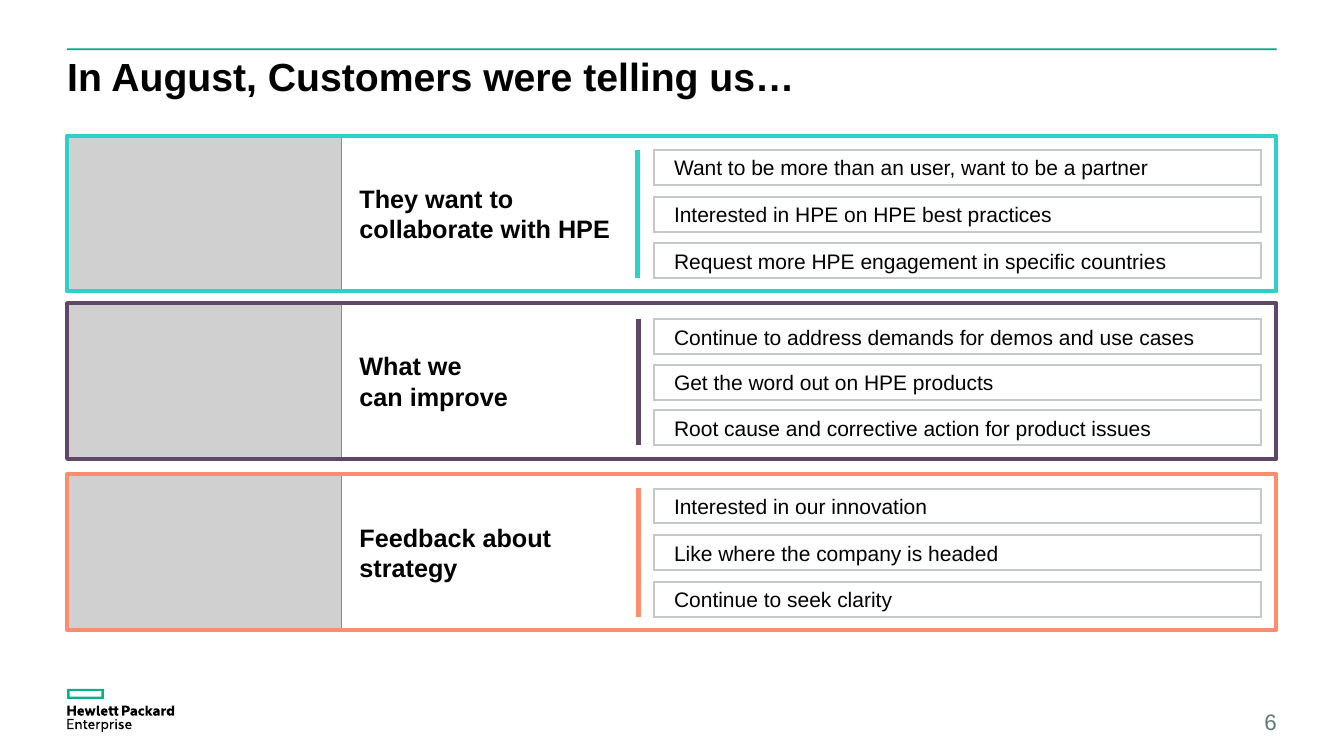
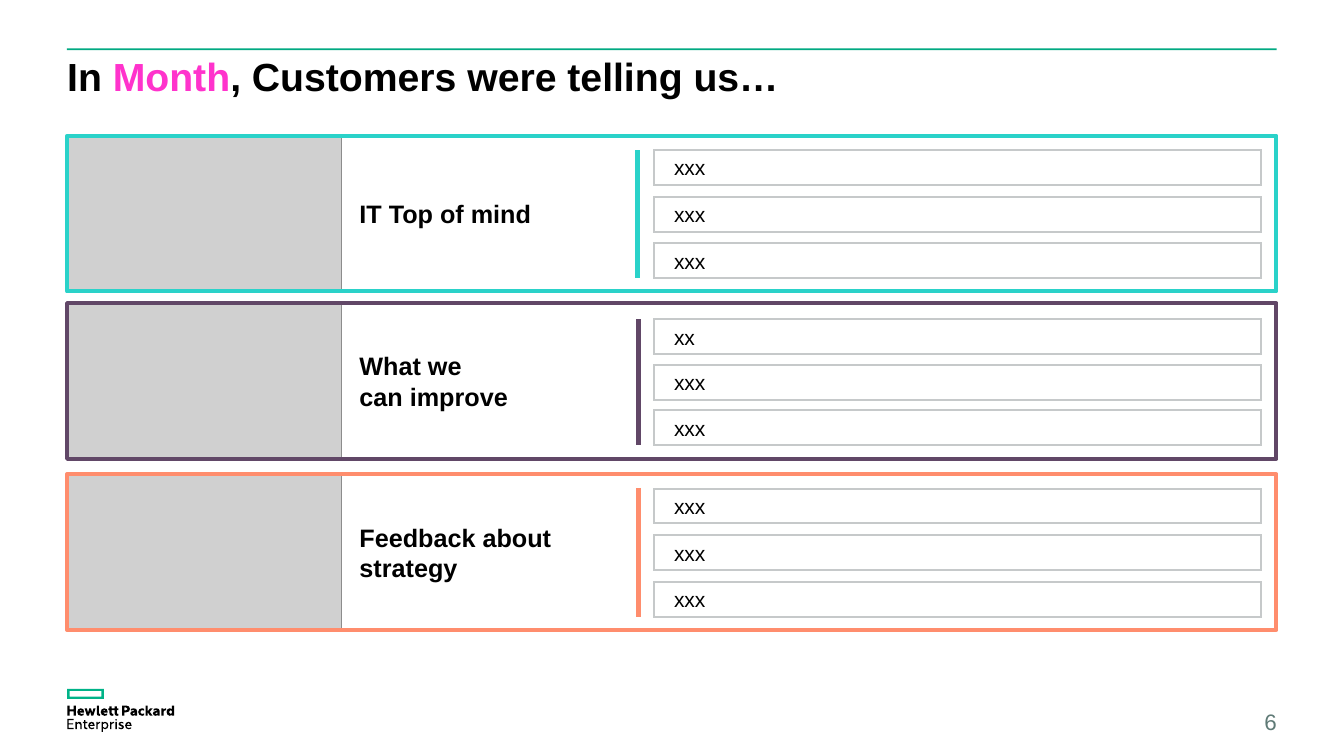
Before and after one commit to clivemeister/excel_to_ppt, a slide deck: slide 6 of GCA_Customer_Insights_Month-Year.pptx. Drawn at 1344x756 pixels with LibreOffice and Linux fonts; fonts in the diff are those of the drawing; grey boxes stand for pictures. Boxes give left, top, right and bottom in pixels: in the first picture for what was removed or moved away, otherwise in the second. Text is boxed around its words. In the diff, an @@ line names an element or a change of style, - is before the commit and + after.

```diff
--- a/GCA_Customer_Insights_Month-Year.pptx
+++ b/GCA_Customer_Insights_Month-Year.pptx
@@ title at [67,62,779,99]: text changed @@
-In August, Customers were telling us…
+In Month, Customers were telling us…
@@ text in rectangle at [674,164,705,175]: text changed @@
-Want to be more than an user, want to be a partner
+xxx
@@ text in rectangle at [359,204,531,229]: text changed @@
-They want to
-collaborate with HPE
+IT Top of mind
@@ text in rectangle at [674,211,705,222]: text changed @@
-Interested in HPE on HPE best practices
+xxx
@@ text in rectangle at [674,258,705,269]: text changed @@
-Request more HPE engagement in specific countries
+xxx
@@ text in rectangle at [674,334,695,345]: text changed @@
-Continue to address demands for demos and use cases
+xx
@@ text in rectangle at [674,379,705,390]: text changed @@
-Get the word out on HPE products
+xxx
@@ text in rectangle at [674,425,705,436]: text changed @@
-Root cause and corrective action for product issues
+xxx
@@ text in rectangle at [674,503,705,514]: text changed @@
-Interested in our innovation
+xxx
@@ text in rectangle at [674,550,705,561]: text changed @@
-Like where the company is headed
+xxx
@@ text in rectangle at [674,596,705,607]: text changed @@
-Continue to seek clarity
+xxx
```
Also in this commit, not shown: 5 other slides changed, 3 slides added, 2 slides removed, 40 other files.
